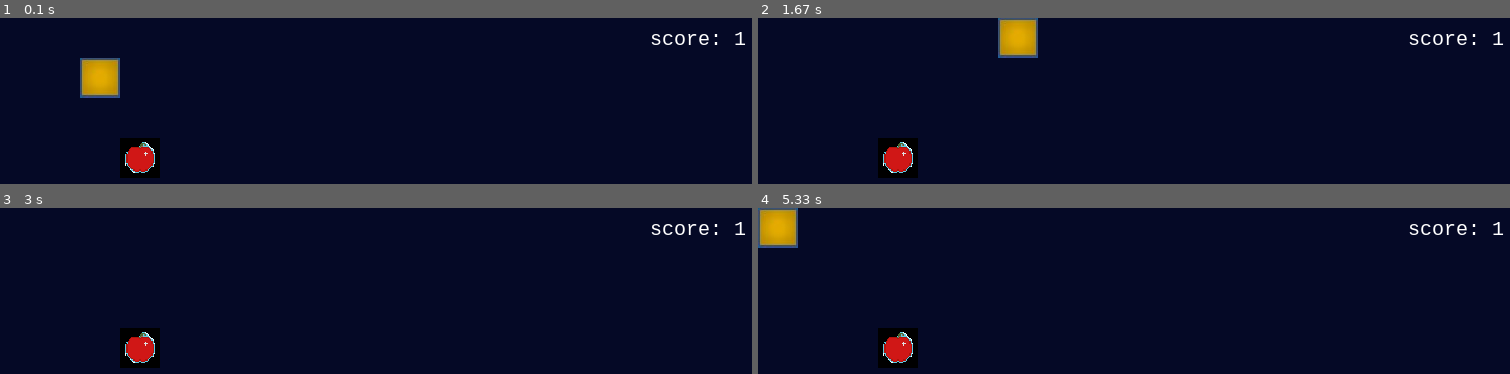
Above: before the commit, frames 1-4 (two rows, left to right).
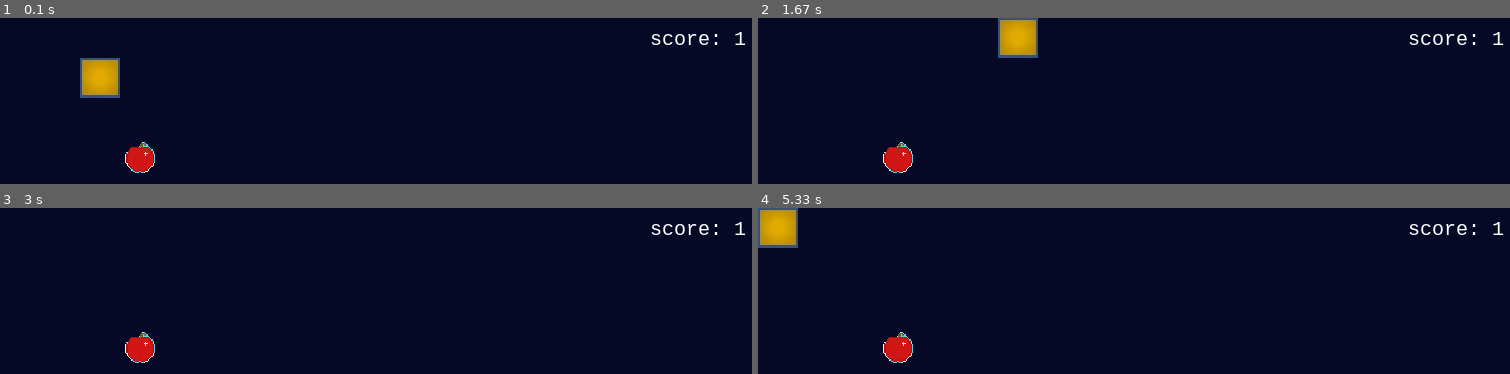
Above: after the commit, the same moments.

Repository: JayHansea/snake_pygame
Game: pygame game, started from main.py
Two runs of this game, one before a commit and one after it. Both use one fixed random seed, a clock stepped at 60 frames per second and the inputs below.
Inputs:
- Up to frame 1 (0.1 s): no input
- Up to frame 2 (1.67 s): tap Enter at 0.33 s; hold Right 0.73-1.2 s; hold Up from 1.23 s (still down)
- Up to frame 3 (3 s): release Up at 1.88 s; hold Enter from 2.7 s (still down); hold Left from 2.7 s (still down)
- Up to frame 4 (5.33 s): release Enter at 3.52 s; release Left at 3.52 s; hold Down 4.42-5.27 s; hold Left from 5.3 s (still down)

The runs differ from the first frame. In frame 1, 0.8% of the frame differs, in the area x 15-22%, y 72-97%; in frame 2, 0.8%; in frame 3, 0.8%; in frame 4, 0.8%.

Commit message:
created game over logic

Diff:
--- a/main.py
+++ b/main.py
@@ -8,6 +8,7 @@
 WHITE = (255, 255, 255)
 BLACK = (0, 0, 0)
 BLUE = (5, 9, 38)
+RED = (200, 0, 0)
 SIZE = 40
 
 
@@ -98,17 +99,40 @@
         self.display_score()
         pygame.display.flip()
 
+        # snake colliding with apple
         if self.is_collision(self.snake.x[0], self.snake.y[0], self.apple.x, self.apple.y):
             self.snake.increase_length()
             self.apple.move()
+
+        # snake colliding with itself
+        for i in range(1, self.snake.length):
+            if self.is_collision(self.snake.x[0], self.snake.y[0], self.snake.x[i], self.snake.y[i]):
+                raise "Game Over"
+
+    def show_game_over(self):
+        self.surface.fill(BLUE)
+        font = pygame.font.SysFont("monospace", 70, "bold")
+        line1 = font.render(f"Game over!", True, RED)
+        self.surface.blit(line1, (WIDTH / 4.3, HEIGHT / 3))
+        font = pygame.font.SysFont("monospace", 20)
+        line2 = font.render(f"Your score is : {self.snake.length}", True, WHITE)
+        self.surface.blit(line2, (WIDTH / 2.8, HEIGHT / 2))
+        line3 = font.render(f"To play again press Enter, To exit press Escape!", True, WHITE)
+        self.surface.blit(line3, (WIDTH / 6.5, HEIGHT / 1.8))
+        pygame.display.flip()
 
     def display_score(self):
         font = pygame.font.SysFont("monospace", 20)
         score = font.render(f"score: {self.snake.length}", True, (255, 255, 255))
         self.surface.blit(score, (WIDTH - 150, 10))
 
+    def reset(self):
+        self.snake = Snake(self.surface, 1)
+        self.apple = Apple(self.surface)
+
     def run(self):
         running = True
+        pause = False
 
         while running:
             for event in pygame.event.get():
@@ -116,19 +140,30 @@
                     if event.key == K_ESCAPE:
                         running = False
 
-                    if event.key == K_UP:
-                        self.snake.move_up()
-                    if event.key == K_DOWN:
-                        self.snake.move_down()
-                    if event.key == K_RIGHT:
-                        self.snake.move_right()
-                    if event.key == K_LEFT:
-                        self.snake.move_left()
+                    if event.key == K_RETURN:
+                        pause = False
+
+                    if not pause:
+                        if event.key == K_UP:
+                            self.snake.move_up()
+                        if event.key == K_DOWN:
+                            self.snake.move_down()
+                        if event.key == K_RIGHT:
+                            self.snake.move_right()
+                        if event.key == K_LEFT:
+                            self.snake.move_left()
 
                 elif event.type == QUIT:
                     running = False
 
-            self.play()
+            try:
+                if not pause:
+                    self.play()
+            except Exception as e:
+                self.show_game_over()
+                pause = True
+                self.reset()
+
             time.sleep(0.3)
 
 
Binary file added: resources/apple - Copy.png
Binary file changed: resources/apple.png
